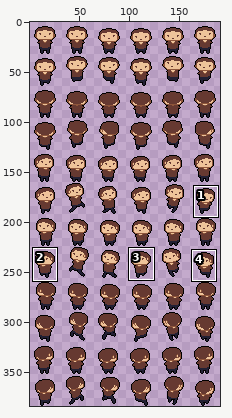
Two versions of one sprite sheet, StormScape/Entities/Player/Spritesheets/Base/player_base.png. The first picture is a wide view before the edit; the outline marks the close-up.
Close-up. Before the commit:
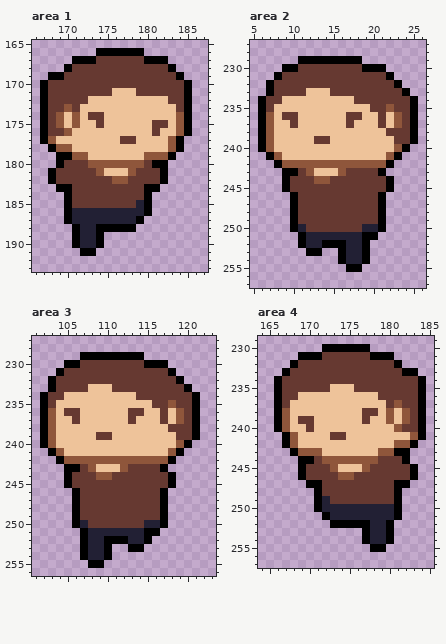
The file is 192x384 pixels. Shown: area 1: x 166..187, y 165..193; area 2: x 5..26, y 227..257; area 3: x 101..123, y 227..256; area 4: x 164..185, y 229..257. The wide view leaves out empty margins. The commit also changed other parts of the picture, which this record leaves out.
After:
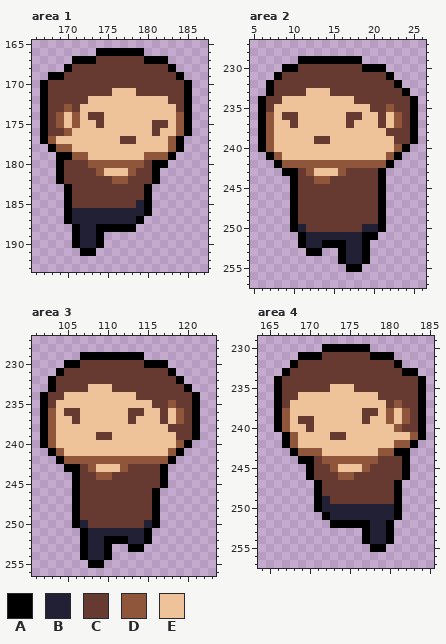
Palette (. is transparent): A #000000  B #222034  C #663931  D #8f563b  E #eec39a
The exact change:
--- area 1
@@ x 166..187 @@
 180 ...ACCCDDDDDDDCAA.....
-181 ..ACCCCCDEEEDCCCA.....
-182 ..ACCCCCCCDDCCCCA.....
-183 ...AACCCCCCCCCAA......
+181 ...ACCCCDEEEDCCA......
+182 ...ACCCCCCDDCCCA......
+183 ....ACCCCCCCCCA.......
 184 ....ACCCCCCCCCA.......
--- area 2
@@ x 5..26 @@
 243 ....AACDEEEDCCCCA.....
-244 ....ACCCDDCCCCCCCA....
-245 ....ACCCCCCCCCCCCA....
+244 .....ACCDDCCCCCCA.....
+245 .....ACCCCCCCCCCA.....
 246 .....ACCCCCCCCCCA.....
--- area 3
@@ x 101..123 @@
 243 ....AACDEEEDCCCCA......
-244 ....ACCCDDCCCCCCCA.....
-245 ....ACCCCCCCCCCCCA.....
-246 .....ACCCCCCCCCCA......
-247 .....ACCCCCCCCCCA......
-248 .....ACCCCCCCCCCA......
-249 .....ACCCCCCCCCCA......
-250 .....ABCCCCCCCBBA......
-251 ......ABBBBBBBAA.......
+244 .....ACCDDCCCCCCA......
+245 .....ACCCCCCCCCCA......
+246 .....ACCCCCCCCCA.......
+247 .....ACCCCCCCCCA.......
+248 .....ACCCCCCCCCA.......
+249 .....ACCCCCCCCCA.......
+250 .....ABCCCCCCCBA.......
+251 ......ABBBBBBBA........
 252 ......ABBAAABBA........
--- area 4
@@ x 164..185 @@
 244 .....AACDDDDDDDCCCA...
-245 .....ACCCDEEEDCCCCCA..
-246 .....ACCCCDDCCCCCCCA..
-247 ......AACCCCCCCCCAA...
+245 ......ACCDEEEDCCCCA...
+246 ......ACCCDDCCCCCCA...
+247 .......ACCCCCCCCCA....
 248 .......ACCCCCCCCCA....
Boxes around the changes in both close-ups, in picture pixels (x1, y1, x2, y2):
changed: (48, 168, 64, 192)
changed: (152, 168, 168, 192)
changed: (282, 176, 298, 192)
changed: (378, 176, 394, 192)
changed: (64, 472, 80, 488)
changed: (152, 472, 176, 536)
changed: (298, 464, 314, 488)
changed: (402, 464, 418, 488)
